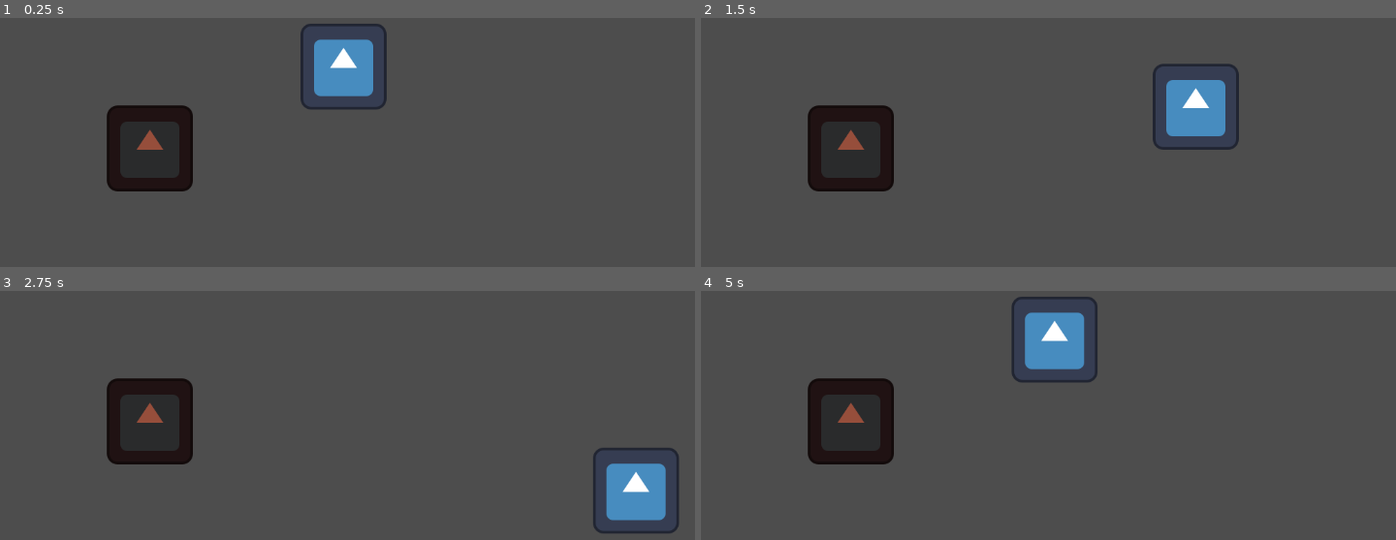
Above: before the commit, frames 1-4 (two rows, left to right).
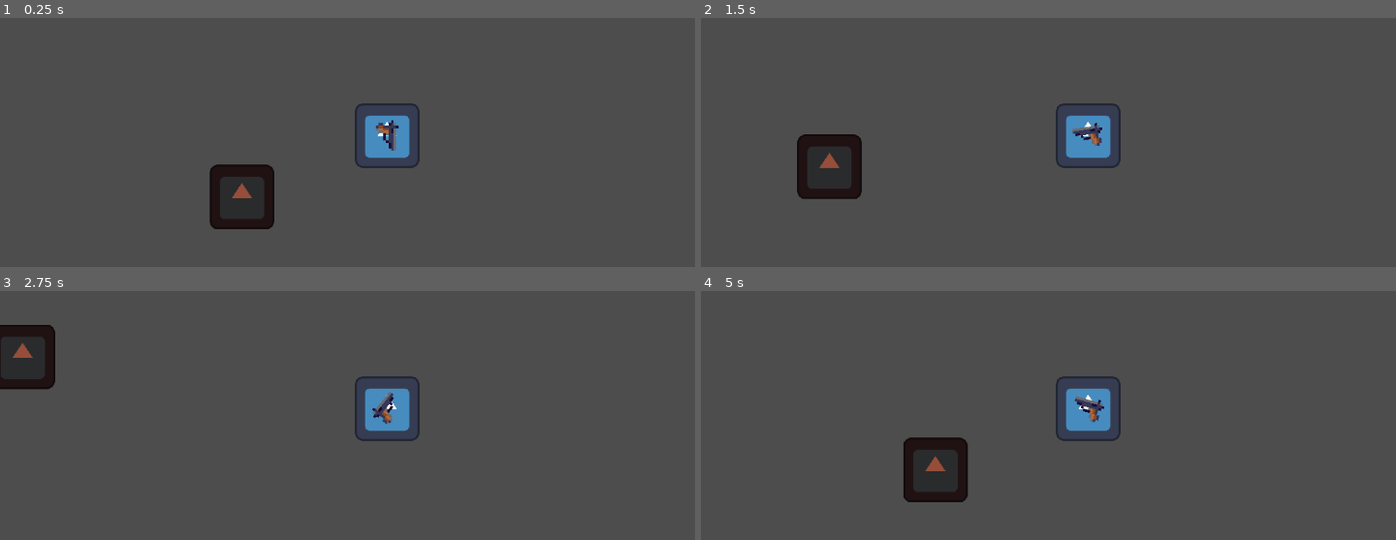
Above: after the commit, the same moments.

Repository: LethalInjectionStudios/extraction-game
Game: Godot game, scene res://levels/dev/dev_level.tscn
Same seed, same stepped clock (60 frames per second), same inputs: the game is played once before the commit and once after it. Before the commit the project has no main scene; this scene is started directly in both runs. The engine's default icon, where the game draws it, is replaced by a stand-in: a white triangle on a blue panel in a dark square.
Inputs (mouse positions are in pixels of both pictures, inside the frame that each line leads up to):
- Up to frame 1 (0.25 s): no input
- Up to frame 2 (1.5 s): tap Enter at 0.5 s; move the mouse to (1257, 115) at 0.52 s; hold D (move_right) 0.53-1.28 s; move the mouse to (930, 157) at 1.27 s; hold S (move_down) from 1.28 s (still down)
- Up to frame 3 (2.75 s): move the mouse to (465, 313) at 2.02 s; release S (move_down) at 2.03 s; hold D (move_right) from 2.03 s (still down)
- Up to frame 4 (5 s): move the mouse to (1048, 495) at 2.77 s; release D (move_right) at 2.78 s; hold W (move_up) 2.78-3.53 s; move the mouse to (1319, 472) at 3.52 s; hold A (move_left) from 3.53 s (still down); move the mouse to (853, 343) at 4.27 s

The runs differ from the first frame. In frame 1, 11% of the frame differs, in the area x 15-61%, y 2-85%; in frame 2, 8.0%; in frame 3, 10%; in frame 4, 11%.

Commit message:
add a quick weapon sprite for testing

Diff:
--- a/Extraction_Game/characters/player/player.gd
+++ b/Extraction_Game/characters/player/player.gd
@@ -17,7 +17,11 @@
 	thirst = MAX_THIRST
 
 func _process(delta):
-	pass
+	$WeaponSprite.look_at(get_global_mouse_position())
+	if get_global_mouse_position().x < $WeaponSprite.global_position.x:
+		$WeaponSprite.flip_v = true
+	else:
+		$WeaponSprite.flip_v = false
 
 func _physics_process(_delta):
 
--- a/Extraction_Game/characters/player/player.tscn
+++ b/Extraction_Game/characters/player/player.tscn
@@ -1,7 +1,8 @@
-[gd_scene load_steps=4 format=3 uid="uid://bjrido4tn0mpu"]
+[gd_scene load_steps=5 format=3 uid="uid://bjrido4tn0mpu"]
 
 [ext_resource type="Script" path="res://characters/player/player.gd" id="1_22f01"]
 [ext_resource type="Texture2D" uid="uid://1x8iunp515ge" path="res://icon.svg" id="1_h761s"]
+[ext_resource type="Texture2D" uid="uid://dbprku8vlbr00" path="res://_dev/dev_gun.png" id="3_2m7bf"]
 
 [sub_resource type="RectangleShape2D" id="RectangleShape2D_wvhi0"]
 size = Vector2(129, 127)
@@ -9,12 +10,16 @@
 [node name="Player" type="CharacterBody2D"]
 script = ExtResource("1_22f01")
 
-[node name="Sprite2D" type="Sprite2D" parent="."]
-texture = ExtResource("1_h761s")
-
 [node name="CollisionShape2D" type="CollisionShape2D" parent="."]
 position = Vector2(0.5, -0.5)
 shape = SubResource("RectangleShape2D_wvhi0")
+
+[node name="PlayerSprite" type="Sprite2D" parent="."]
+texture = ExtResource("1_h761s")
+
+[node name="WeaponSprite" type="Sprite2D" parent="."]
+scale = Vector2(5, 5)
+texture = ExtResource("3_2m7bf")
 
 [node name="Timers" type="Node" parent="."]
 
@@ -28,5 +33,8 @@
 one_shot = true
 autostart = true
 
+[node name="Camera2D" type="Camera2D" parent="."]
+zoom = Vector2(0.75, 0.75)
+
 [connection signal="timeout" from="Timers/HungerTimer" to="." method="_on_hunger_timer_timeout"]
 [connection signal="timeout" from="Timers/ThirstTimer" to="." method="_on_thirst_timer_timeout"]
--- a/Extraction_Game/project.godot
+++ b/Extraction_Game/project.godot
@@ -11,6 +11,7 @@
 [application]
 
 config/name="Extraction_Game"
+run/main_scene="res://levels/dev/dev_level.tscn"
 config/features=PackedStringArray("4.1", "Forward Plus")
 config/icon="res://icon.svg"
 
@@ -40,3 +41,7 @@
 , Object(InputEventKey,"resource_local_to_scene":false,"resource_name":"","device":-1,"window_id":0,"alt_pressed":false,"shift_pressed":false,"ctrl_pressed":false,"meta_pressed":false,"pressed":false,"keycode":0,"physical_keycode":4194320,"key_label":0,"unicode":0,"echo":false,"script":null)
 ]
 }
+
+[rendering]
+
+textures/canvas_textures/default_texture_filter=0
Binary file added: Extraction_Game/_dev/dev_gun.png
Not shown, added: Extraction_Game/_dev/dev_gun.png.import
